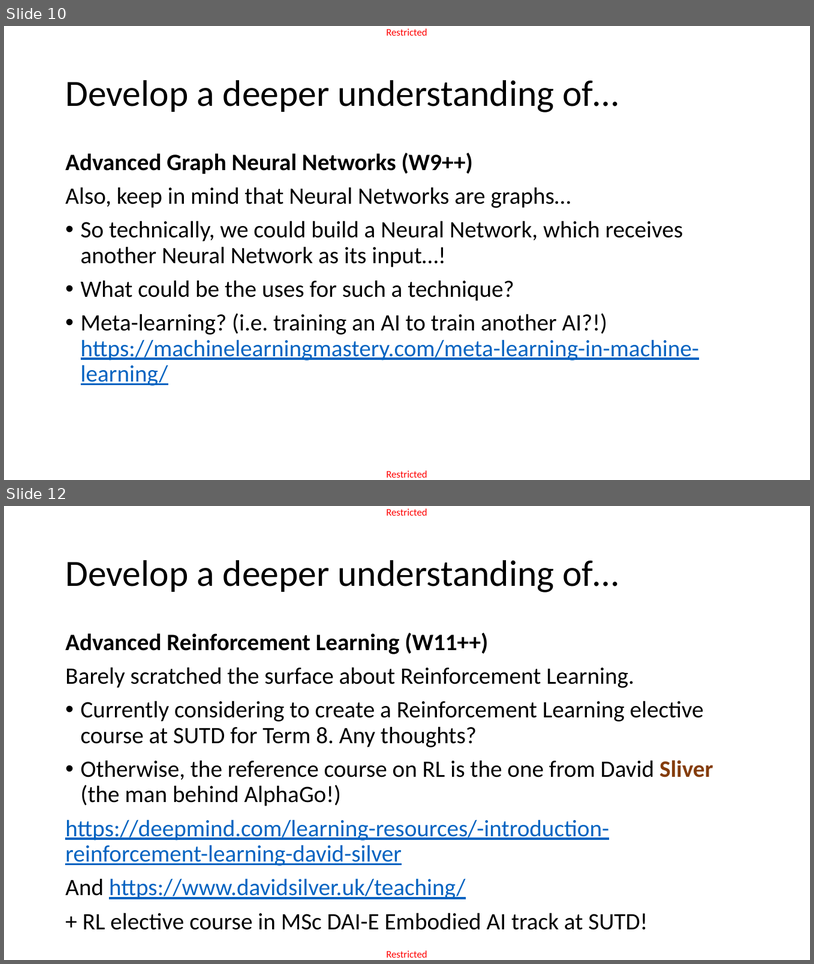
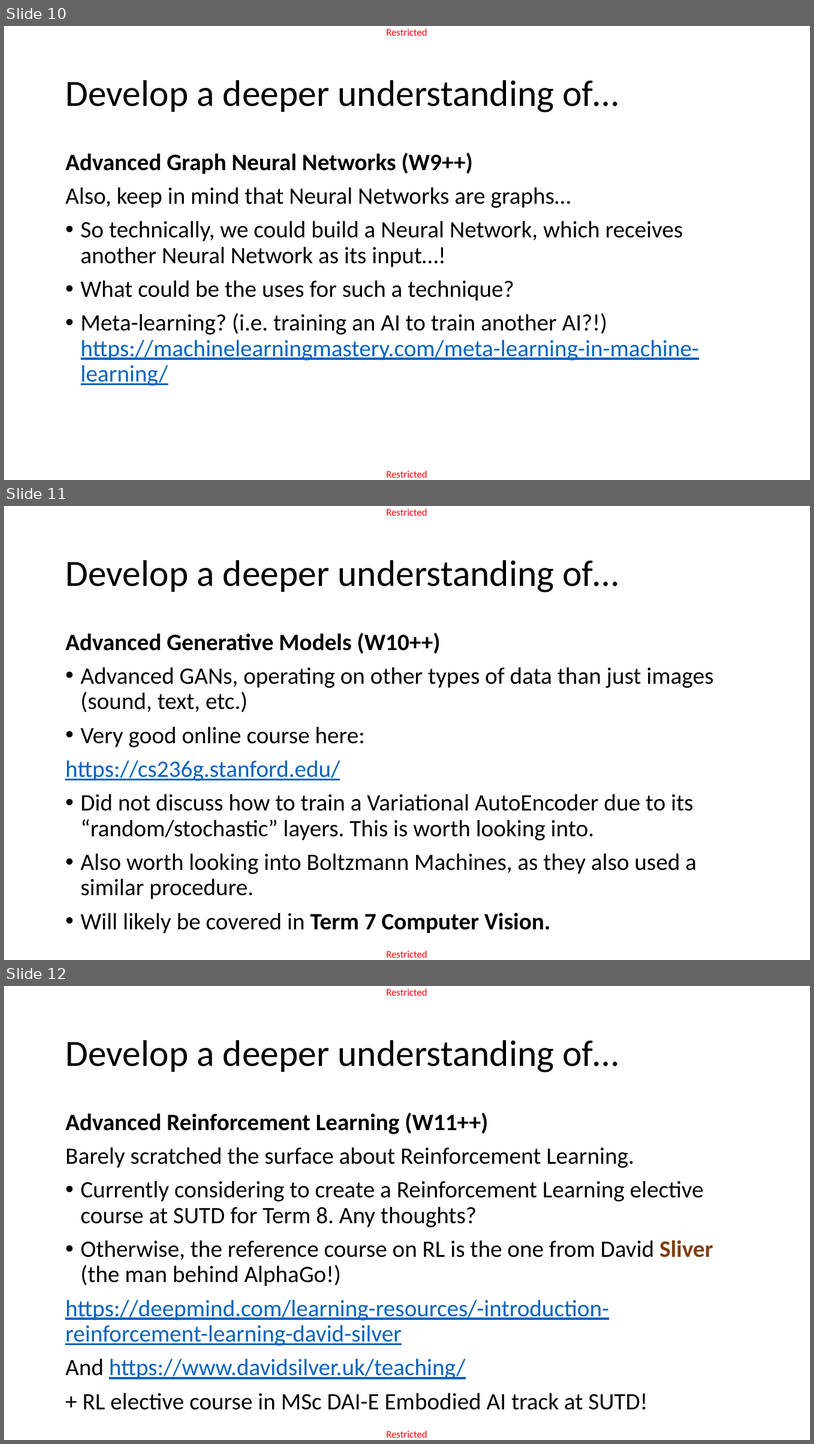
Before and after one commit to matthieudemari/SUTD_DL_50_039, a slide deck: W13/W13S1/W13End.pptx. Shown one above the other, each under a label of ours: slides 10 and 12 before the commit, slides 10, 11 and 12 after it; the slides between them are not shown. The pictures are 814x964 and 814x1444 pixels, drawn with LibreOffice and Linux fonts; fonts in the diff are those of the drawing. Boxes give left, top, right and bottom in pixels: in the first picture for what was removed or moved away, otherwise in the second. Text is boxed around its words. In the diff, an @@ line names an element or a change of style, - is before the commit and + after.

```diff
--- a/W13/W13S1/W13End.pptx
+++ b/W13/W13S1/W13End.pptx
@@ slide 11 added at <box>4,506,810,960</box>, background #FFFFFF; not listed: 2 template elements that a slide beside it also shows @@
@@ title added at <box>65,560,619,592</box>, 44 pt, text #000000 @@
+Develop a deeper understanding of…
@@ text added at <box>65,633,714,933</box>, 28 pt, text #000000 @@
+Advanced Generative Models (W10++)
+• Advanced GANs, operating on other types of data than just images (sound, text, etc.)
+• Very good online course here:
+https://cs236g.stanford.edu/
+• Did not discuss how to train a Variational AutoEncoder due to its “random/stochastic” layers. This is worth looking into.
+• Also worth looking into Boltzmann Machines, as they also used a similar procedure.
+• Will likely be covered in Term 7 Computer Vision.
```
Also in this commit, not shown: 1 slide changed, 4 other files.
